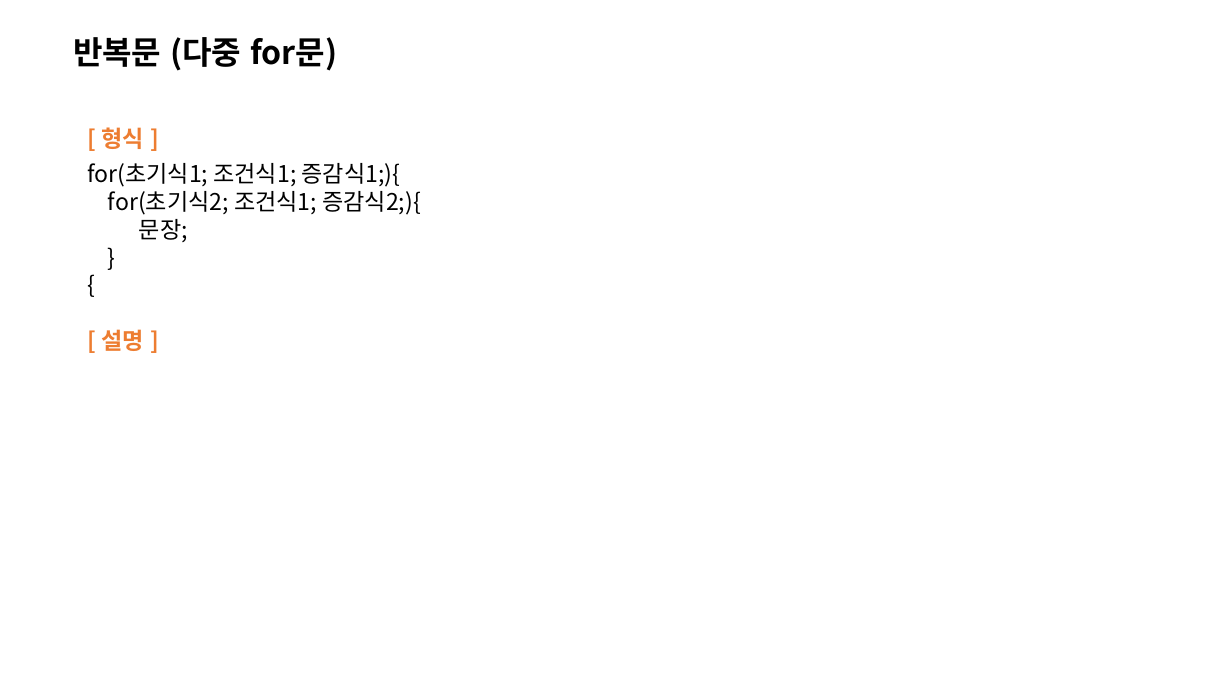
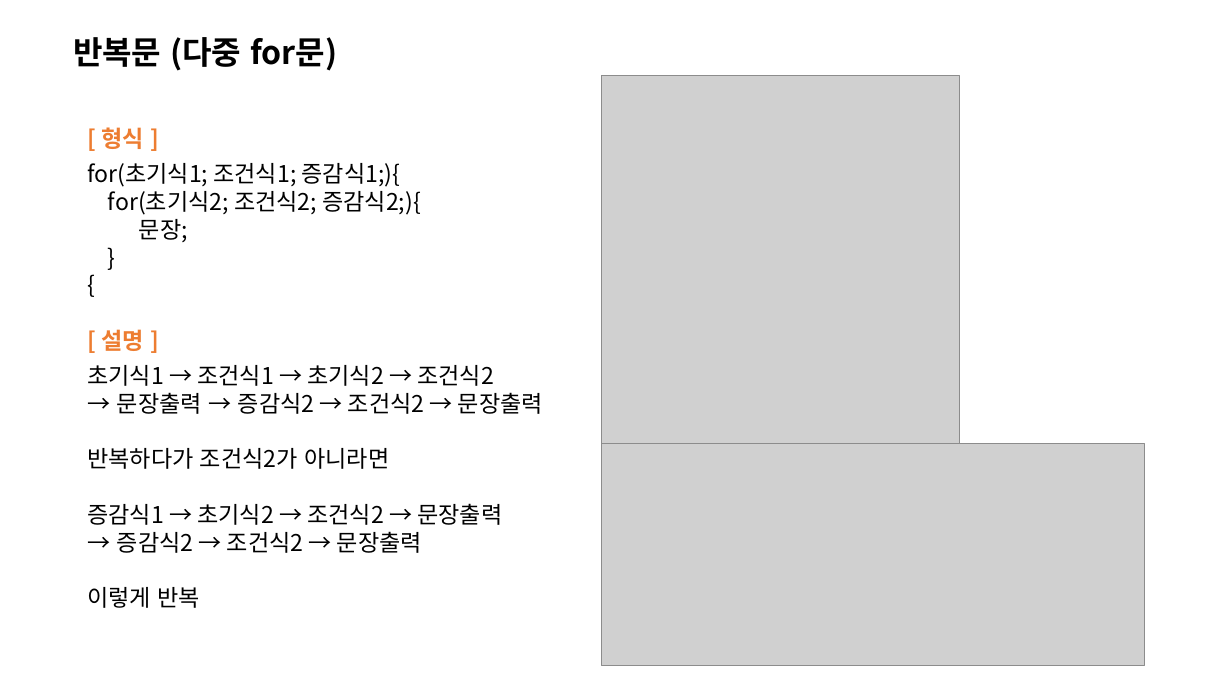
Before and after one commit to HyunKyu-Song/etc, a slide deck: slide 13 of C언어 기본 문법.pptx. Drawn at 1232x693 pixels with LibreOffice and Linux fonts; fonts in the diff are those of the drawing; grey boxes stand for pictures. Boxes give left, top, right and bottom in pixels: in the first picture for what was removed or moved away, otherwise in the second. Text is boxed around its words. In the diff, an @@ line names an element or a change of style, - is before the commit and + after.

```diff
--- a/C언어 기본 문법.pptx
+++ b/C언어 기본 문법.pptx
@@ picture added at (602,76,960,444) @@
@@ text at (108,191,421,215): text changed @@
-for(초기식2; 조건식1; 증감식2;){
+for(초기식2; 조건식2; 증감식2;){
@@ text at (87,365,543,608): paragraphs added @@
+초기식1 → 조건식1 → 초기식2 → 조건식2
+→ 문장출력 → 증감식2 → 조건식2 → 문장출력
+반복하다가 조건식2가 아니라면
+증감식1 → 초기식2 → 조건식2 → 문장출력
+→ 증감식2 → 조건식2 → 문장출력
+이렇게 반복
@@ picture added at (602,444,1145,666) @@
```
Also in this commit, not shown: 1 other slide changed, 6 slides added, 3 other files.
